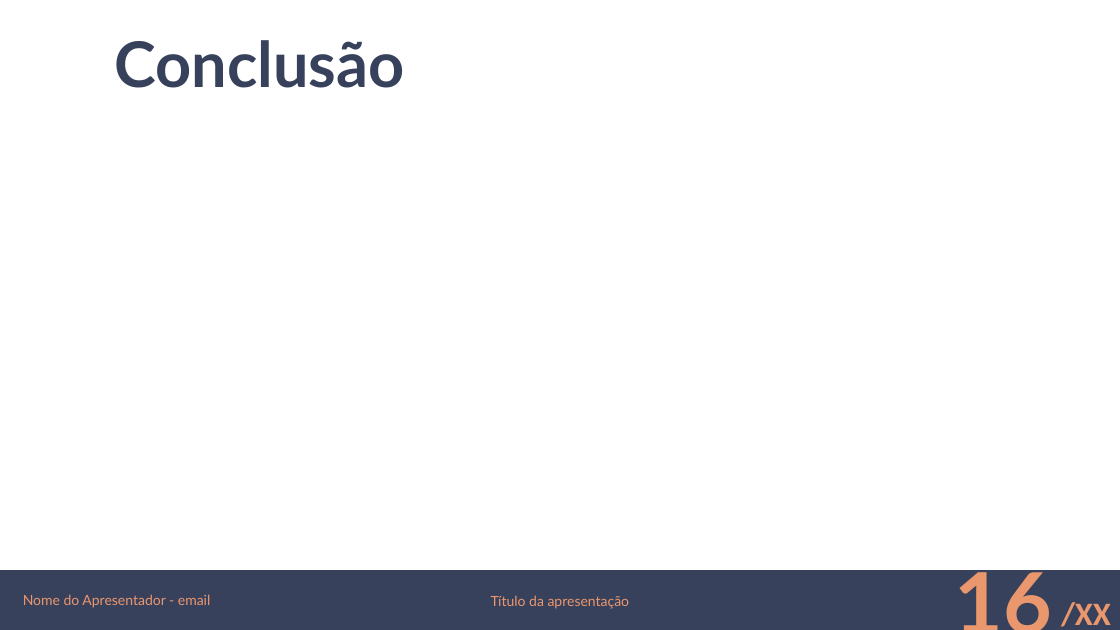
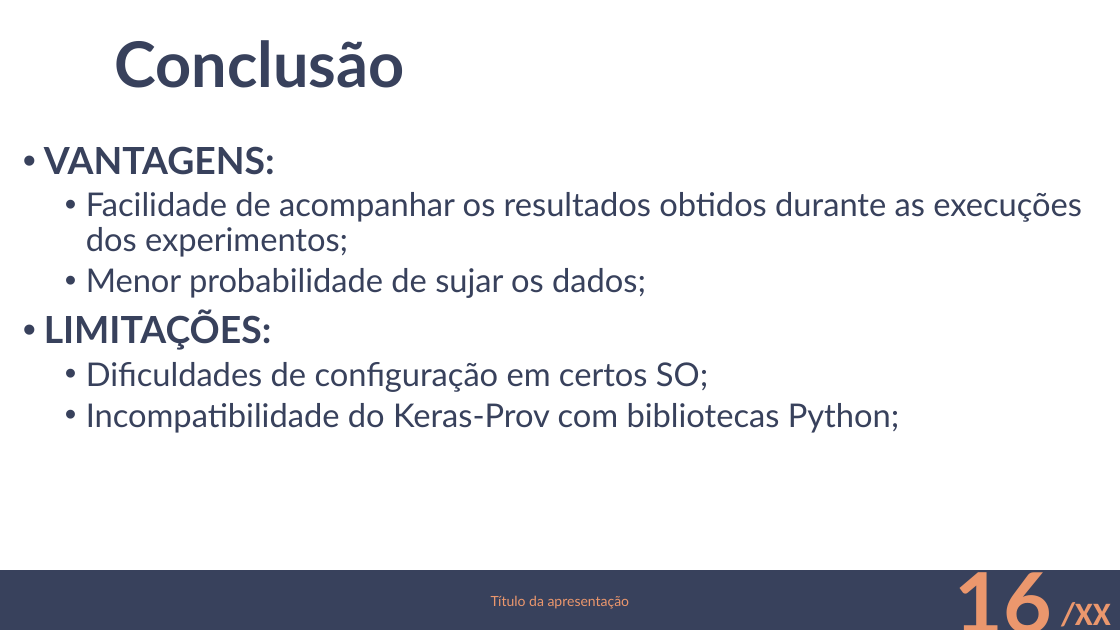
Before and after one commit to lincolncosta/alexnet-oxford-flowers, a slide deck: slide 16 of apresentacao-final.pptx. Drawn at 1120x630 pixels with LibreOffice and Linux fonts; fonts in the diff are those of the drawing; background and template pictures are left out. Boxes give left, top, right and bottom in pixels: in the first picture for what was removed or moved away, otherwise in the second. Text is boxed around its words. In the diff, an @@ line names an element or a change of style, - is before the commit and + after.

```diff
--- a/apresentacao-final.pptx
+++ b/apresentacao-final.pptx
@@ text added at [44, 146, 1082, 433], 28 pt, text #38415C @@
+• VANTAGENS:
+  • Facilidade de acompanhar os resultados obtidos durante as execuções dos experimentos;
+  • Menor probabilidade de sujar os dados;
+• LIMITAÇÕES:
+  • Dificuldades de configuração em certos SO;
+  • Incompatibilidade do Keras-Prov com bibliotecas Python;
@@ text removed at [23, 594, 210, 608] @@
-Nome do Apresentador - email
```
Also in this commit, not shown: 13 other slides changed, 2 slides added, 3 slides removed.
